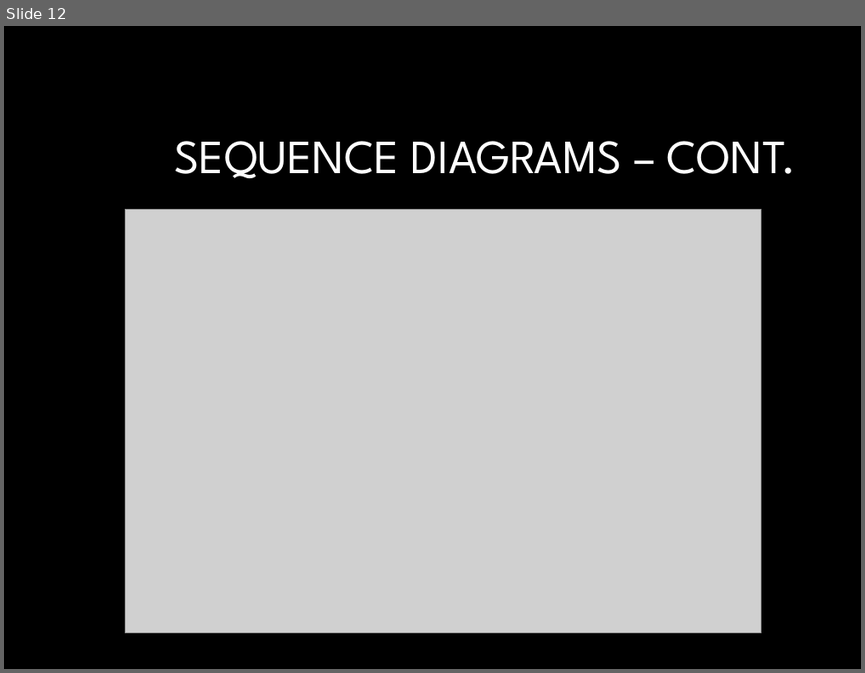
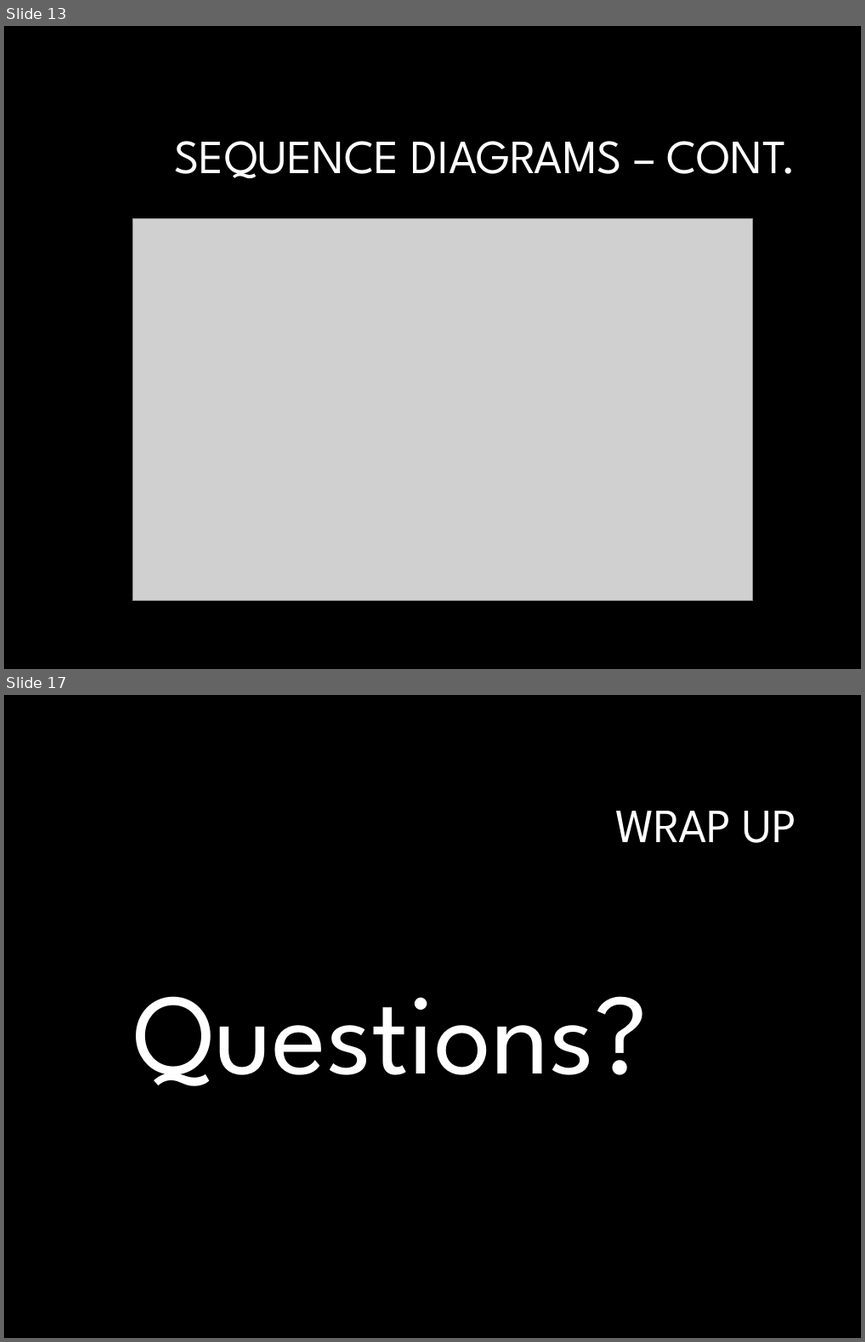
Before and after one commit to NateChristiansen/SeniorProject, a slide deck: Documents/Presentations/Presentation1.pptx. Shown one above the other, each under a label of ours: slide 12 before the commit, slides 13 and 17 after it; the slides between them are not shown. The pictures are 865x673 and 865x1342 pixels, drawn with LibreOffice and Linux fonts; fonts in the diff are those of the drawing; grey boxes stand for pictures; background and template pictures are left out. Boxes give left, top, right and bottom in pixels: in the first picture for what was removed or moved away, otherwise in the second. Text is boxed around its words. In the diff, an @@ line names an element or a change of style, - is before the commit and + after.

```diff
--- a/Documents/Presentations/Presentation1.pptx
+++ b/Documents/Presentations/Presentation1.pptx
@@ slide 17 added at <box>4,695,861,1338</box>, background #000000 @@
@@ title added at <box>616,811,796,843</box>, 40 pt, text #FFFFFF @@
+WRAP UP
@@ text added at <box>134,996,647,1086</box>, 96 pt, text #FFFFFF @@
+Questions?
@@ what was slide 12 is now slide 13 @@
@@ slide 13 changed as well @@
@@ picture: place and size @@
-picture at <box>126,210,761,633</box>
+picture at <box>132,218,752,600</box>
```
Also in this commit, not shown: 8 other slides changed, 6 other slides added, 3 slides removed, 3 other files.
